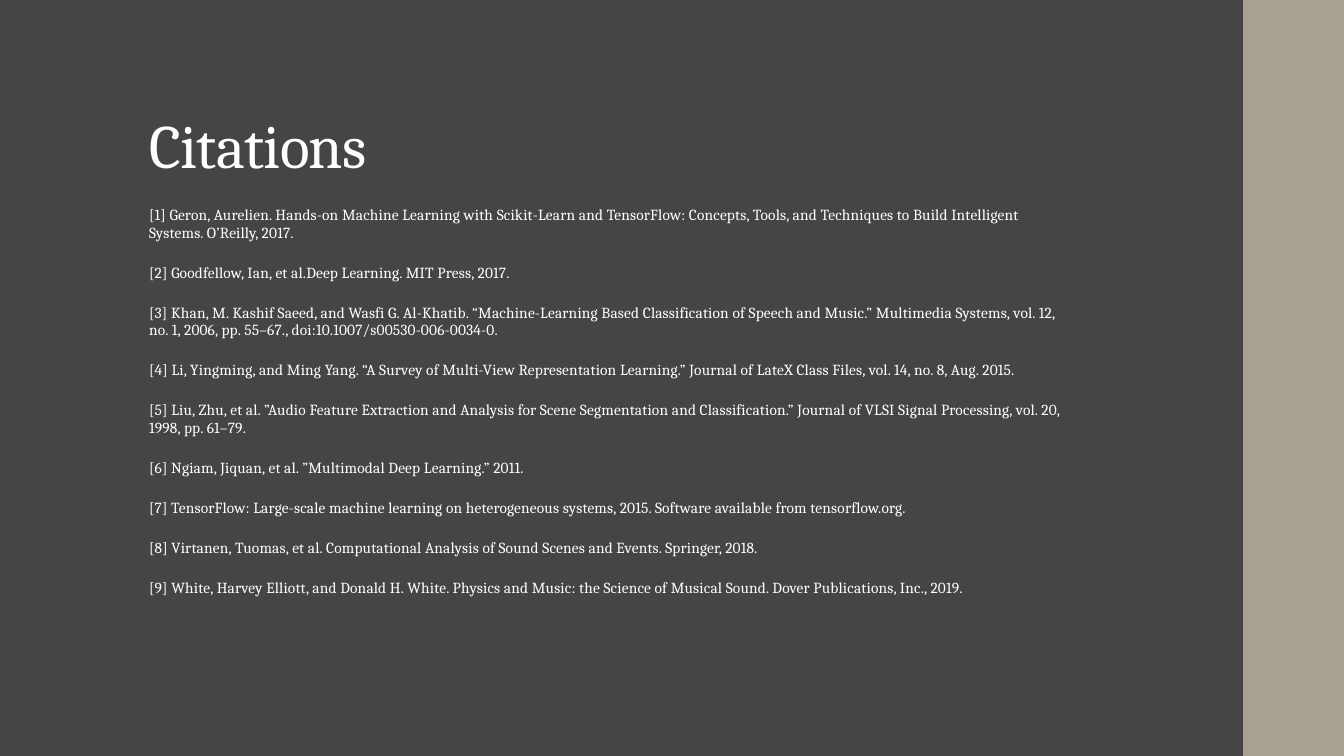
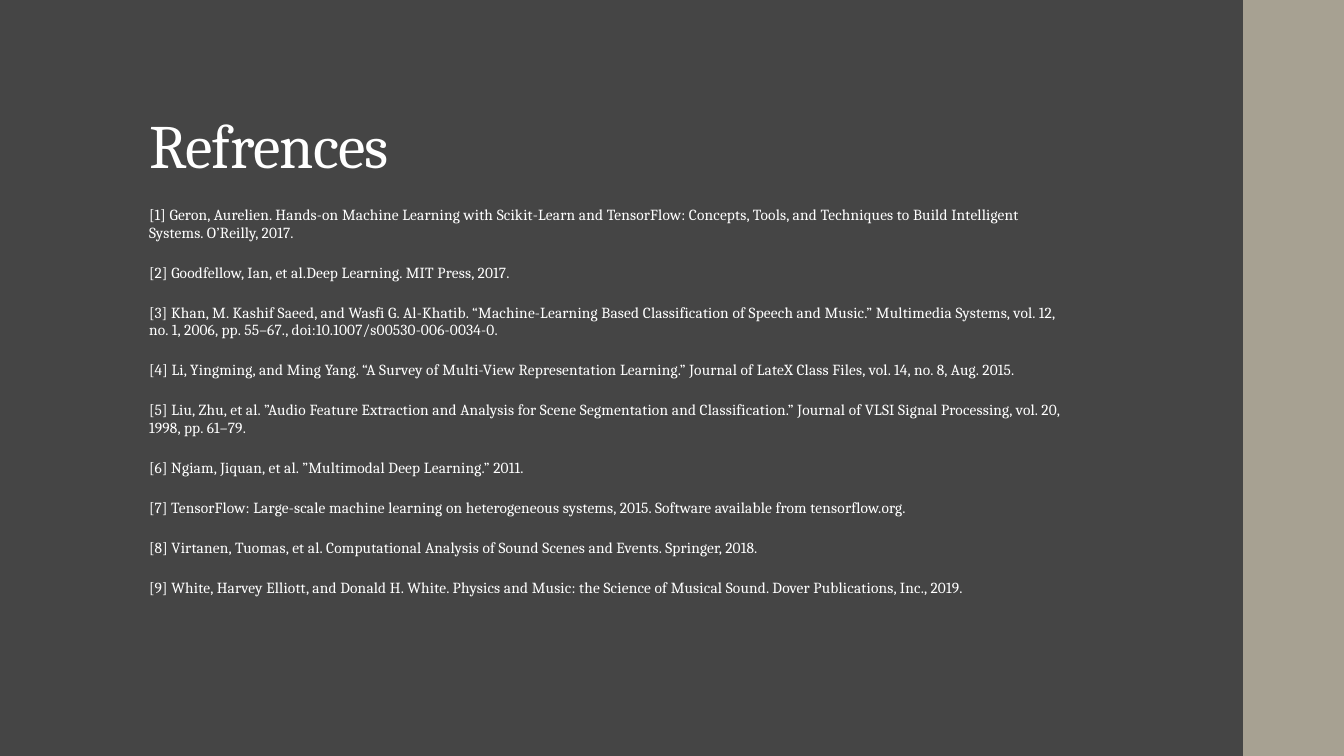
Before and after one commit to landonbuell/Buell-Senior-Thesis, a slide deck: slide 27 of JMMPaper/Musical Instrument Classification Using a Hybrid Neural Network BuellShortv2.pptx. Drawn at 1344x756 pixels with LibreOffice and Linux fonts; fonts in the diff are those of the drawing. Boxes give left, top, right and bottom in pixels: in the first picture for what was removed or moved away, otherwise in the second. Text is boxed around its words. In the diff, an @@ line names an element or a change of style, - is before the commit and + after.

```diff
--- a/JMMPaper/Musical Instrument Classification Using a Hybrid Neural Network BuellShortv2.pptx
+++ b/JMMPaper/Musical Instrument Classification Using a Hybrid Neural Network BuellShortv2.pptx
@@ title at box(149, 124, 389, 169): text changed @@
-Citations
+Refrences
```
Also in this commit, not shown: 5 other slides changed.
